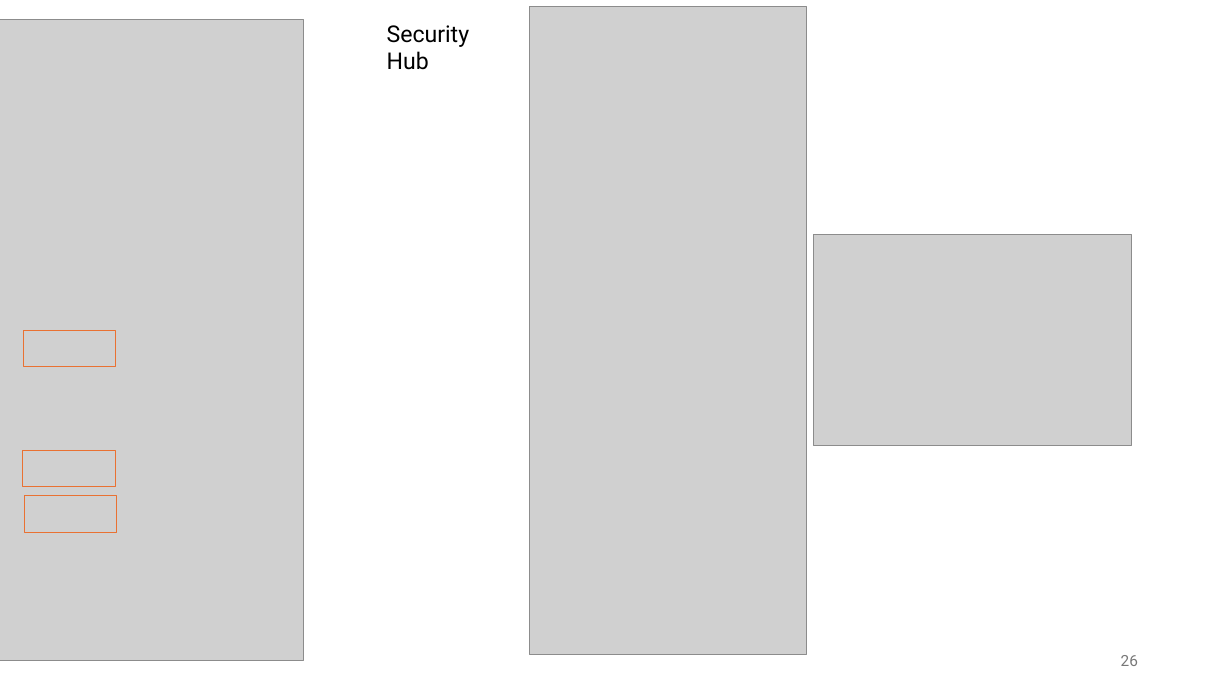
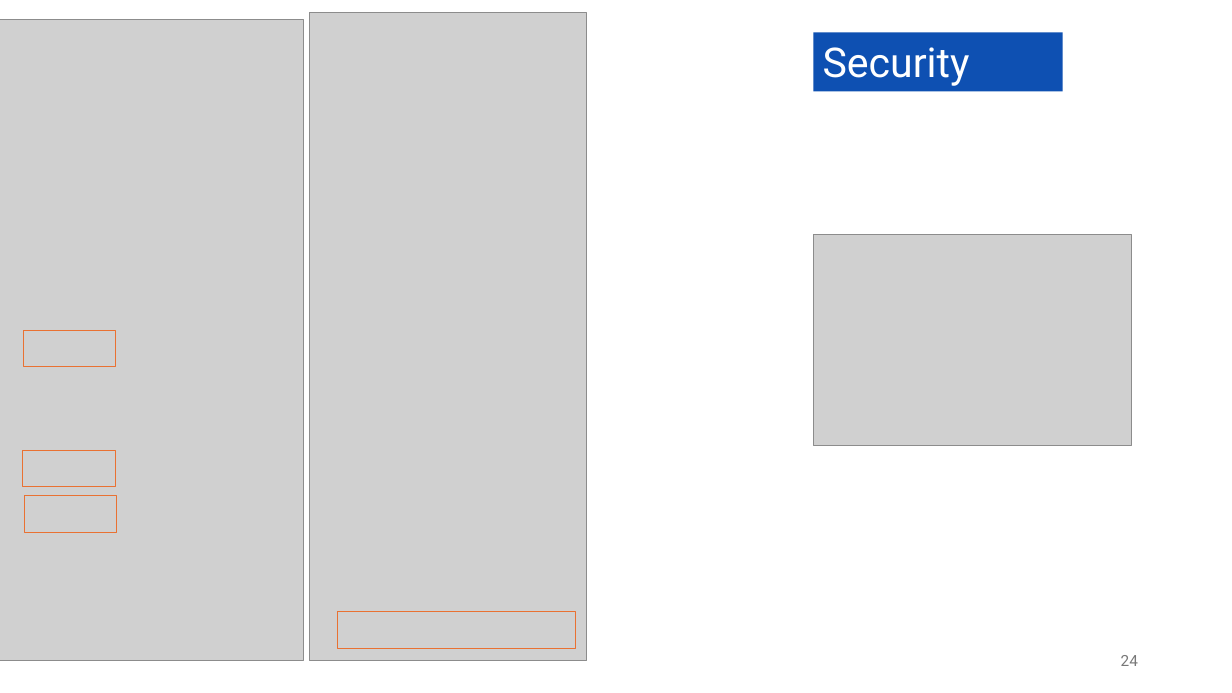
Before and after one commit to PNg-HA/CSPM-with-AWS-Security-Hub, a slide deck: slide 24 of final/ATMNC_DoAn_final.pptx (slide 26 before the commit). Drawn at 1232x693 pixels with LibreOffice and Linux fonts; fonts in the diff are those of the drawing; grey boxes stand for pictures. Boxes give left, top, right and bottom in pixels: in the first picture for what was removed or moved away, otherwise in the second. Text is boxed around its words. In the diff, an @@ line names an element or a change of style, - is before the commit and + after.

```diff
--- a/final/ATMNC_DoAn_final.pptx
+++ b/final/ATMNC_DoAn_final.pptx
@@ picture: place and size @@
-picture at <box>530,6,807,654</box>
+picture at <box>310,13,587,661</box>
@@ rectangle "Security Hub": place and size @@
-rectangle "Security Hub" at <box>387,25,470,70</box>
+rectangle "Security Hub" at <box>813,32,1063,91</box>
@@ rectangle "Security Hub" at <box>813,32,1063,91</box>: size 18 to 32 pt, text colour #000000 to #FFFFFF; fill none to #0E50B2 @@
@@ rectangle added at <box>337,612,575,648</box>, outline #E97132 0.75 pt @@
@@ page number at <box>1121,655,1138,666</box>: text changed @@
-26
+24
```
Also in this commit, not shown: 8 other slides changed, 3 slides added, 2 slides removed.
